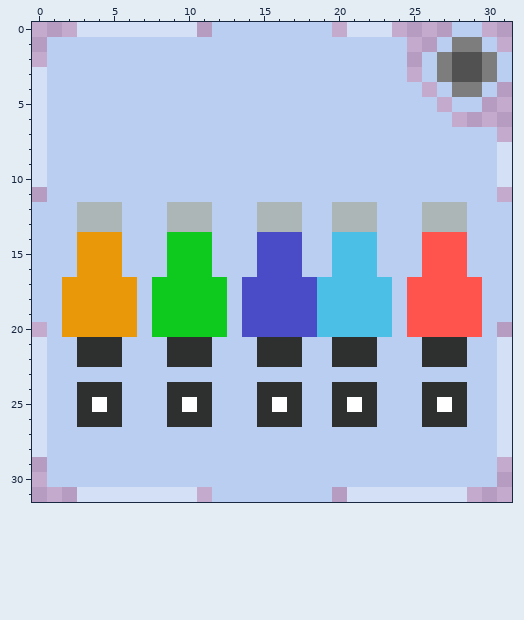
Two versions of one pixel-art sprite, Icons/Not Colored Switches.png. Above: the version before the commit.
The file is 32x32 pixels. Colours within 5 levels of each other are drawn and written as one.
After the commit:
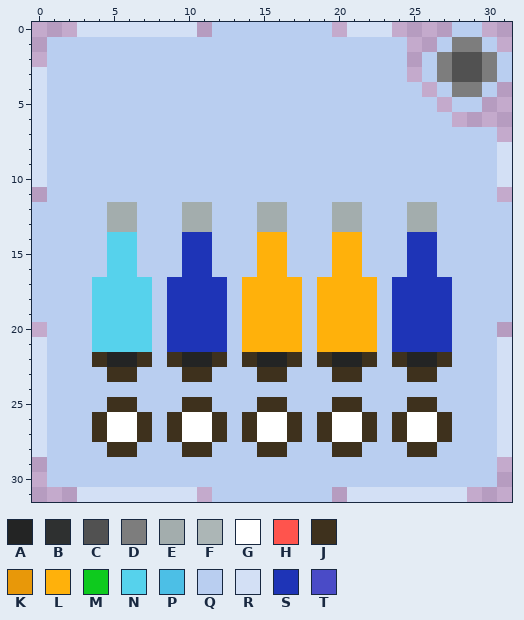
Palette (. is transparent): A #232424  B #2e3030  C #515151  D #7d7d7d  E #a3adad  F #acb6b6  G #ffffff  H #ff544d  J #3e311d  K #e89809  L #ffb10b  M #0eca1e  N #56d2ec  P #4cbfe6  Q #b9cef0  R #d3e0f5  S #1e34b7  T #4a4bc7
Edits made:
@@ x 0..31 @@
 11 .QQQQQQQQQQQQQQQQQQQQQQQQQQQQQQ.
-12 QQQFFFQQQFFFQQQFFFQQFFFQQQFFFQQQ
-13 QQQFFFQQQFFFQQQFFFQQFFFQQQFFFQQQ
-14 QQQKKKQQQMMMQQQTTTQQPPPQQQHHHQQQ
-15 QQQKKKQQQMMMQQQTTTQQPPPQQQHHHQQQ
-16 QQQKKKQQQMMMQQQTTTQQPPPQQQHHHQQQ
-17 QQKKKKKQMMMMMQTTTTTPPPPPQHHHHHQQ
-18 QQKKKKKQMMMMMQTTTTTPPPPPQHHHHHQQ
-19 QQKKKKKQMMMMMQTTTTTPPPPPQHHHHHQQ
-20 .QKKKKKQMMMMMQTTTTTPPPPPQHHHHHQ.
-21 RQQBBBQQQBBBQQQBBBQQBBBQQQBBBQQR
-22 RQQBBBQQQBBBQQQBBBQQBBBQQQBBBQQR
-23 RQQQQQQQQQQQQQQQQQQQQQQQQQQQQQQR
-24 RQQBBBQQQBBBQQQBBBQQBBBQQQBBBQQR
-25 RQQBGBQQQBGBQQQBGBQQBGBQQQBGBQQR
-26 RQQBBBQQQBBBQQQBBBQQBBBQQQBBBQQR
-27 RQQQQQQQQQQQQQQQQQQQQQQQQQQQQQQR
-28 RQQQQQQQQQQQQQQQQQQQQQQQQQQQQQQR
+12 QQQQQEEQQQEEQQQEEQQQEEQQQEEQQQQQ
+13 QQQQQEEQQQEEQQQEEQQQEEQQQEEQQQQQ
+14 QQQQQNNQQQSSQQQLLQQQLLQQQSSQQQQQ
+15 QQQQQNNQQQSSQQQLLQQQLLQQQSSQQQQQ
+16 QQQQQNNQQQSSQQQLLQQQLLQQQSSQQQQQ
+17 QQQQNNNNQSSSSQLLLLQLLLLQSSSSQQQQ
+18 QQQQNNNNQSSSSQLLLLQLLLLQSSSSQQQQ
+19 QQQQNNNNQSSSSQLLLLQLLLLQSSSSQQQQ
+20 .QQQNNNNQSSSSQLLLLQLLLLQSSSSQQQ.
+21 RQQQNNNNQSSSSQLLLLQLLLLQSSSSQQQR
+22 RQQQJAAJQJAAJQJAAJQJAAJQJAAJQQQR
+23 RQQQQJJQQQJJQQQJJQQQJJQQQJJQQQQR
+24 RQQQQQQQQQQQQQQQQQQQQQQQQQQQQQQR
+25 RQQQQJJQQQJJQQQJJQQQJJQQQJJQQQQR
+26 RQQQJGGJQJGGJQJGGJQJGGJQJGGJQQQR
+27 RQQQJGGJQJGGJQJGGJQJGGJQJGGJQQQR
+28 RQQQQJJQQQJJQQQJJQQQJJQQQJJQQQQR
 29 .QQQQQQQQQQQQQQQQQQQQQQQQQQQQQQ.
Changed places in both pictures, as pixel boxes (x1, y1, x2, y2):
changed: (62, 202, 482, 457)
